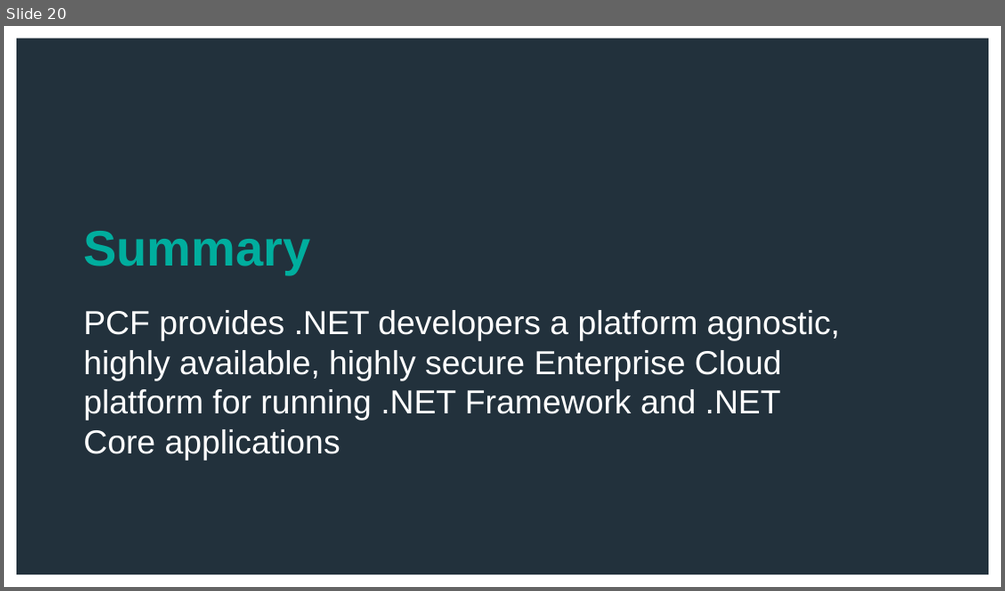
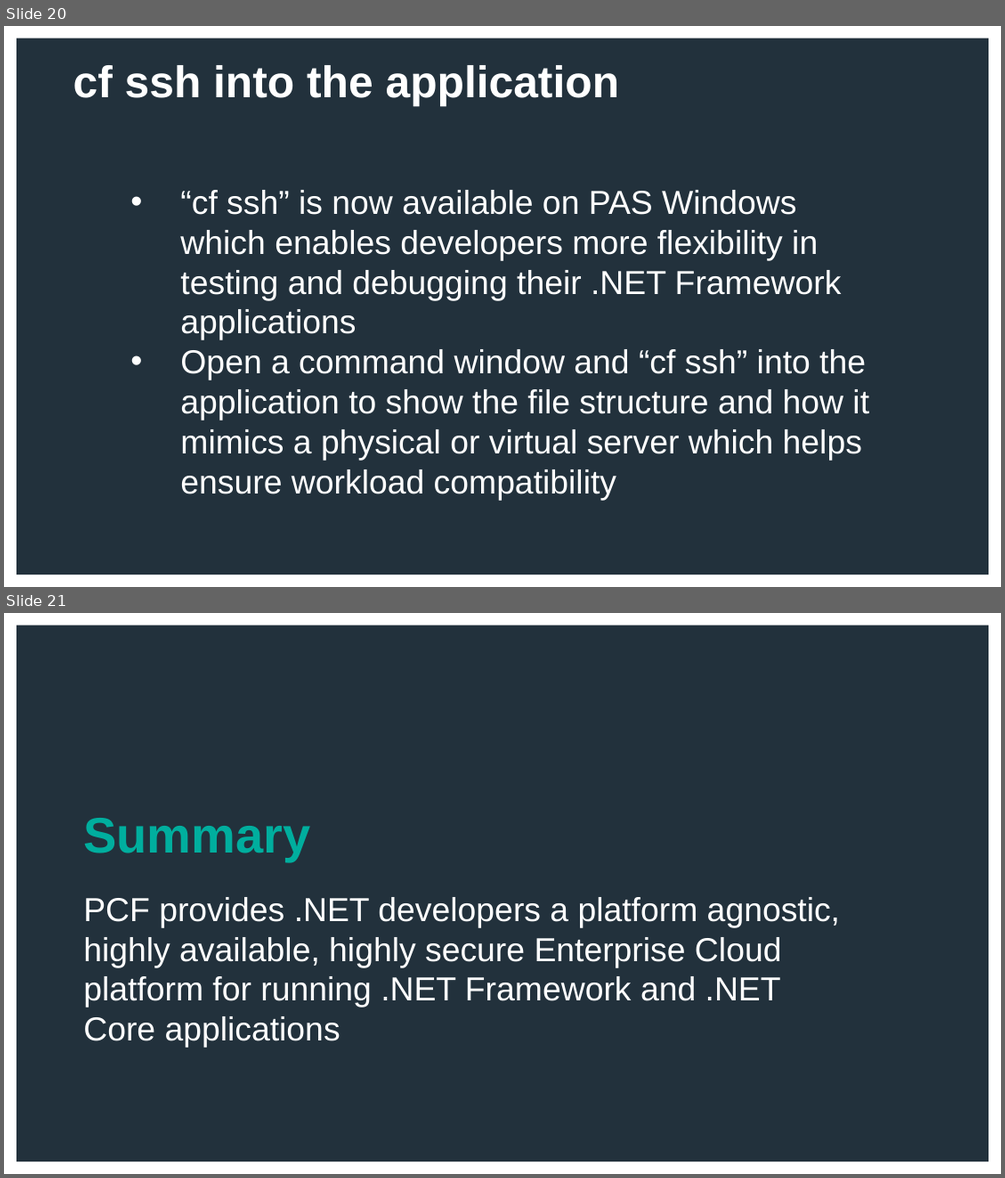
Before and after one commit to Tanzu-Solutions-Engineering/idea2prod-demo, a slide deck: instructions/Idea 2 Prod - S1P DotNet Demo.pptx. Shown one above the other, each under a label of ours: slide 20 before the commit, slides 20 and 21 after it. The pictures are 1005x591 and 1005x1178 pixels, drawn with LibreOffice and Linux fonts; fonts in the diff are those of the drawing; background and template pictures are left out. Boxes give left, top, right and bottom in pixels: in the first picture for what was removed or moved away, otherwise in the second. Text is boxed around its words. In the diff, an @@ line names an element or a change of style, - is before the commit and + after.

```diff
--- a/instructions/Idea 2 Prod - S1P DotNet Demo.pptx
+++ b/instructions/Idea 2 Prod - S1P DotNet Demo.pptx
@@ slide 20 added at (x1=4, y1=26, x2=1001, y2=587), background #FFFFFF; not listed: 1 template element that a slide beside it also shows @@
@@ text added at (x1=73, y1=65, x2=620, y2=107), 32 pt, text #FFFFFF, bold @@
+cf ssh into the application
@@ text added at (x1=180, y1=190, x2=869, y2=499), 24 pt, text #FFFFFF @@
+• “cf ssh” is now available on PAS Windows which enables developers more flexibility in testing and debugging their .NET Framework applications
+• Open a command window and “cf ssh” into the application to show the file structure and how it mimics a physical or virtual server which helps ensure workload compatibility
@@ what was slide 20 is now slide 21 @@
```
Also in this commit, not shown: 4 slides changed.
